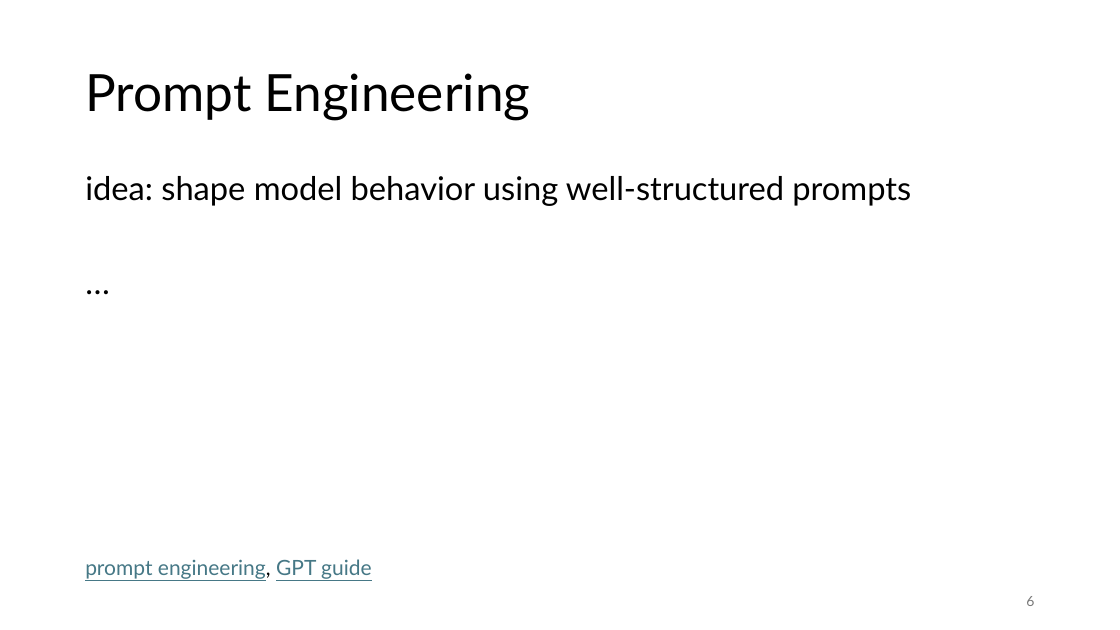
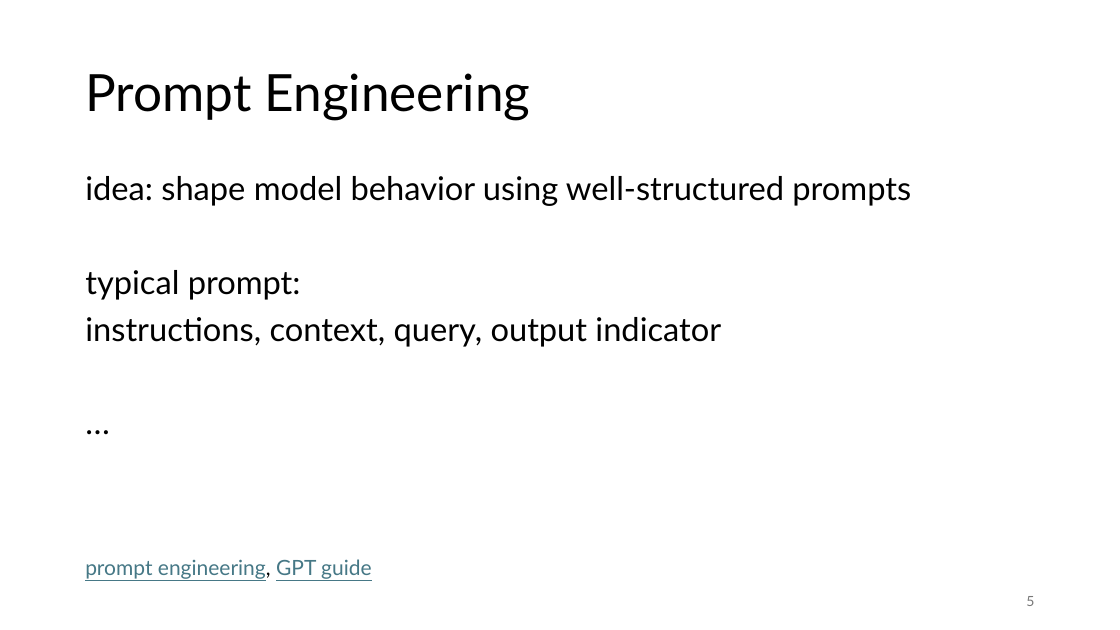
Before and after one commit to FelixWick/language_models, a slide deck: slide 5 of slides/4_context_engineering.pptx (slide 6 before the commit). Drawn at 1120x630 pixels with LibreOffice and Linux fonts; fonts in the diff are those of the drawing. Boxes give left, top, right and bottom in pixels: in the first picture for what was removed or moved away, otherwise in the second. Text is boxed around its words. In the diff, an @@ line names an element or a change of style, - is before the commit and + after.

```diff
--- a/slides/4_context_engineering.pptx
+++ b/slides/4_context_engineering.pptx
@@ text at (85,270,721,347): paragraphs added @@
+typical prompt:
+instructions, context, query, output indicator
@@ page number at (1026,596,1034,606): text changed @@
-6
+5
```
Also in this commit, not shown: 1 other slide changed, 6 slides added, 1 slide removed, 5 other files.
